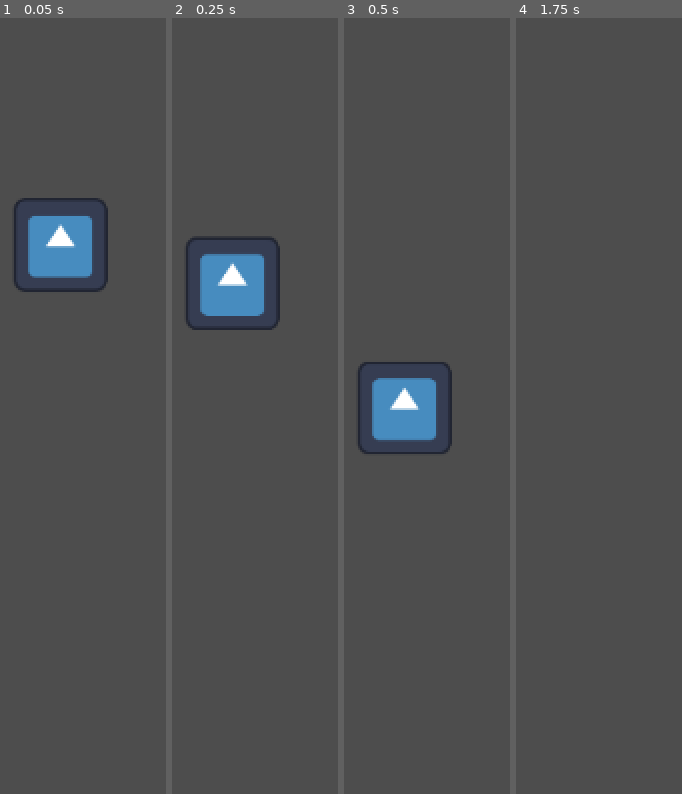
Above: before the commit, frames 1-4 (left to right).
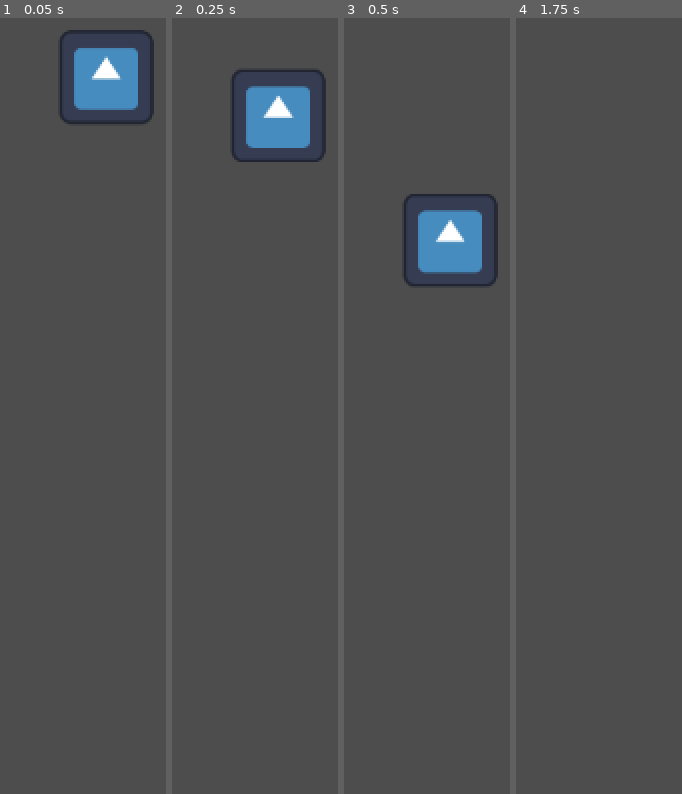
Above: after the commit, the same moments.

Repository: Sankarshan-T/wobbly-dude
Game: Godot game, scene res://Scenes/2d/level1.tscn
Two runs of this game, one before a commit and one after it. Both use one fixed random seed, a clock stepped at 60 frames per second and the inputs below. The project has no main scene, so this scene is started directly. The engine's default icon, where the game draws it, is replaced by a stand-in: a white triangle on a blue panel in a dark square.
Inputs (mouse positions are in pixels of both pictures, inside the frame that each line leads up to):
- Up to frame 1 (0.05 s): no input
- Up to frame 2 (0.25 s): no input
- Up to frame 3 (0.5 s): no input
- Up to frame 4 (1.75 s): tap Enter (ui_accept) at 0.5, 0.77, 1.52 s; move the mouse to (outside the picture) at 0.52 s; hold D (right) 0.53-1.28 s; hold Shift (speed) 0.53-1.28 s; click (outside the picture) at 0.67 s; move the mouse to (outside the picture) at 1.27 s; hold S (backward) from 1.28 s (still down); tap Shift (speed) at 1.35 s

The runs differ from the first frame. In frame 1, 8.4% of the frame differs, in the area x 8-93%, y 1-36%; in frame 2, 8.2%; in frame 3, 8.2%; in frame 4, nothing differs.

Commit message:
feat: Pirate assets

Diff:
--- a/Scenes/2d/level1.tscn
+++ b/Scenes/2d/level1.tscn
@@ -10,4 +10,4 @@
 script = SubResource("GDScript_m5e57")
 
 [node name="Player2d" parent="." unique_id=958581137 instance=ExtResource("1_88nqe")]
-position = Vector2(146, 251)
+position = Vector2(179, 130)
--- a/Scenes/3d/Game-3d.tscn
+++ b/Scenes/3d/Game-3d.tscn
@@ -1,23 +1,14 @@
 [gd_scene format=3 uid="uid://byng6bsq6gocw"]
 
 [ext_resource type="PackedScene" uid="uid://bhjiqhea24huf" path="res://Scenes/3d/player_3d.tscn" id="1_4e0x8"]
+[ext_resource type="Texture2D" uid="uid://diwkppbmm40wb" path="res://Assets/skybox-day.png" id="2_nt1gx"]
 
 [sub_resource type="BoxMesh" id="BoxMesh_1ws86"]
 
 [sub_resource type="BoxShape3D" id="BoxShape3D_1ws86"]
 
-[sub_resource type="Gradient" id="Gradient_ugyug"]
-colors = PackedColorArray(0.6747658, 0.7827877, 1, 1, 1, 1, 1, 1)
-
-[sub_resource type="FastNoiseLite" id="FastNoiseLite_ufwhg"]
-frequency = 0.0047
-
-[sub_resource type="NoiseTexture2D" id="NoiseTexture2D_8ut0n"]
-noise = SubResource("FastNoiseLite_ufwhg")
-color_ramp = SubResource("Gradient_ugyug")
-
 [sub_resource type="PanoramaSkyMaterial" id="PanoramaSkyMaterial_ljnko"]
-panorama = SubResource("NoiseTexture2D_8ut0n")
+panorama = ExtResource("2_nt1gx")
 
 [sub_resource type="Sky" id="Sky_4e0x8"]
 sky_material = SubResource("PanoramaSkyMaterial_ljnko")
@@ -30,6 +21,7 @@
 
 [node name="Player" parent="." unique_id=1382351726 instance=ExtResource("1_4e0x8")]
 transform = Transform3D(-0.2767974, 0, 0.9609283, 0, 1, 0, -0.9609283, 0, -0.2767974, 0, 0, 0)
+script = null
 
 [node name="StaticBody3D" type="StaticBody3D" parent="." unique_id=205856448]
 
--- a/Scenes/3d/player_3d.tscn
+++ b/Scenes/3d/player_3d.tscn
@@ -1,27 +1,13 @@
 [gd_scene format=3 uid="uid://bhjiqhea24huf"]
 
-[ext_resource type="Script" uid="uid://dkhlbcskcyyb0" path="res://Scripts/player.gd" id="1_v0iea"]
+[ext_resource type="Script" path="res://Scripts/player_3d.gd" id="1_2m45e"]
 
 [sub_resource type="CapsuleMesh" id="CapsuleMesh_1ws86"]
 
 [sub_resource type="CapsuleShape3D" id="CapsuleShape3D_1ws86"]
 
-[sub_resource type="GDScript" id="GDScript_v0iea"]
-script/source = "extends Camera3D
-
-
-# Called when the node enters the scene tree for the first time.
-func _ready() -> void:
-	pass # Replace with function body.
-
-
-# Called every frame. 'delta' is the elapsed time since the previous frame.
-func _process(delta: float) -> void:
-	pass
-"
-
 [node name="Player" type="CharacterBody3D" unique_id=1382351726]
-script = ExtResource("1_v0iea")
+script = ExtResource("1_2m45e")
 
 [node name="MeshInstance3D" type="MeshInstance3D" parent="." unique_id=1695363495]
 mesh = SubResource("CapsuleMesh_1ws86")
@@ -31,4 +17,3 @@
 
 [node name="Camera3D" type="Camera3D" parent="." unique_id=551583752]
 transform = Transform3D(1, 0, 0, 0, 0.9977176, 0.06752445, 0, -0.06752445, 0.9977176, 0, 0.5311527, 0.39233875)
-script = SubResource("GDScript_v0iea")
Binary file added: Assets/Pirates/Textures/colormap.png
Not shown, added: Assets/Pirates/Textures/colormap.png.import
Binary file added: Assets/Pirates/barrel.fbx
Not shown, added: Assets/Pirates/barrel.fbx.import
Binary file added: Assets/Pirates/boat-row-large.fbx
Not shown, added: Assets/Pirates/boat-row-large.fbx.import
Binary file added: Assets/Pirates/boat-row-small.fbx
Not shown, added: Assets/Pirates/boat-row-small.fbx.import
Binary file added: Assets/Pirates/bottle-large.fbx
Not shown, added: Assets/Pirates/bottle-large.fbx.import
Binary file added: Assets/Pirates/bottle.fbx
Not shown, added: Assets/Pirates/bottle.fbx.import
(and 132 more such lines)
